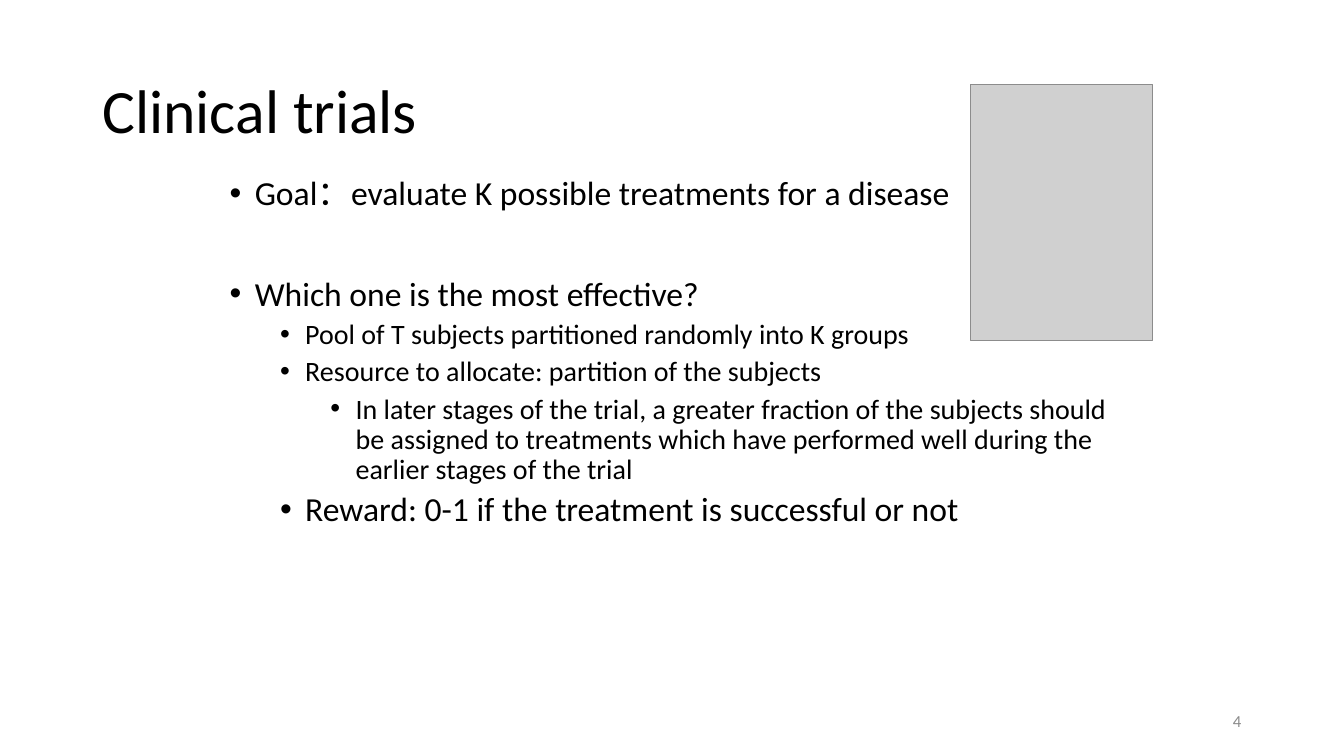
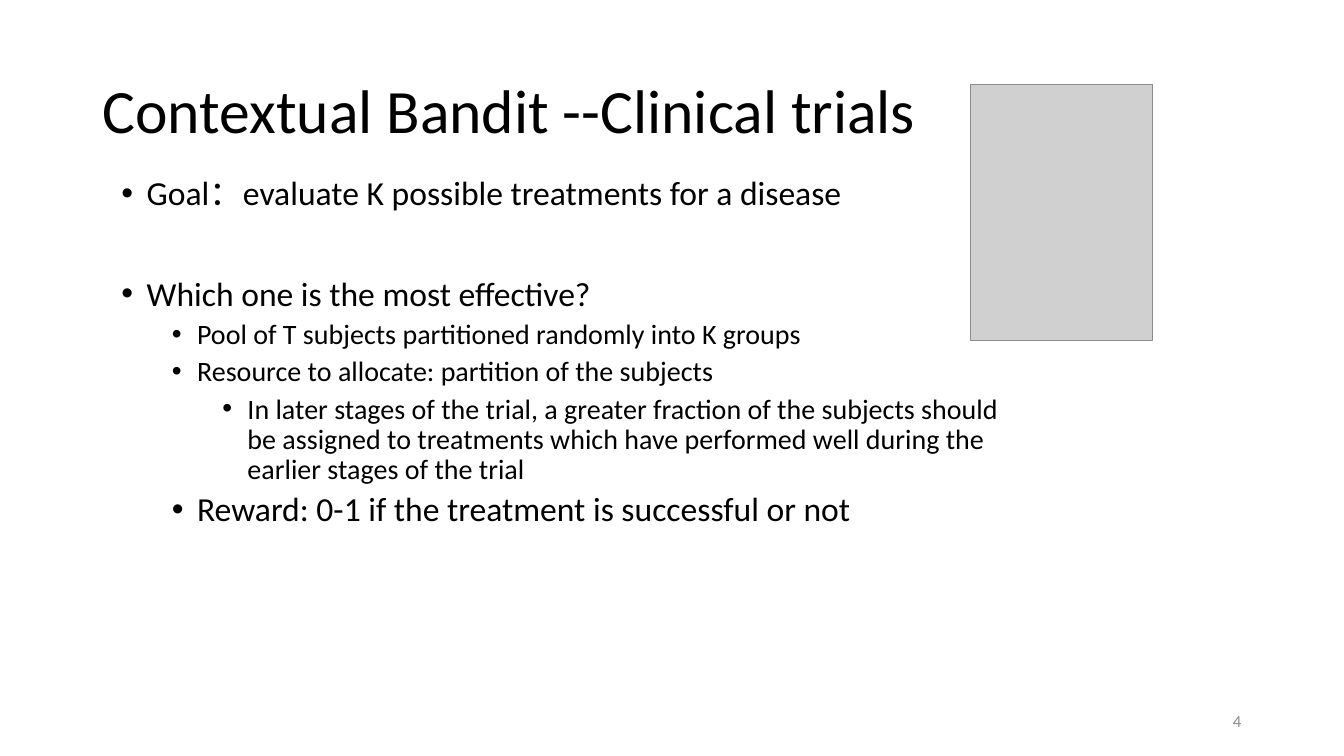
Before and after one commit to lemondy/MABPaper, a slide deck: slide 4 of paper/MAB_TA.pptx. Drawn at 1344x756 pixels with LibreOffice and Linux fonts; fonts in the diff are those of the drawing; grey boxes stand for pictures. Boxes give left, top, right and bottom in pixels: in the first picture for what was removed or moved away, otherwise in the second. Text is boxed around its words. In the diff, an @@ line names an element or a change of style, - is before the commit and + after.

Commit message:
update ppt

```diff
--- a/paper/MAB_TA.pptx
+++ b/paper/MAB_TA.pptx
@@ title at (x1=102, y1=90, x2=915, y2=134): text changed @@
-Clinical trials
+Contextual Bandit --Clinical trials
@@ text "Goal：evaluate K possible treatments for ..." moved from (x1=255, y1=181, x2=1105, y2=522) to (x1=147, y1=181, x2=997, y2=522) @@
```
Also in this commit, not shown: 1 other slide changed, 4 slides added, 1 slide removed.
